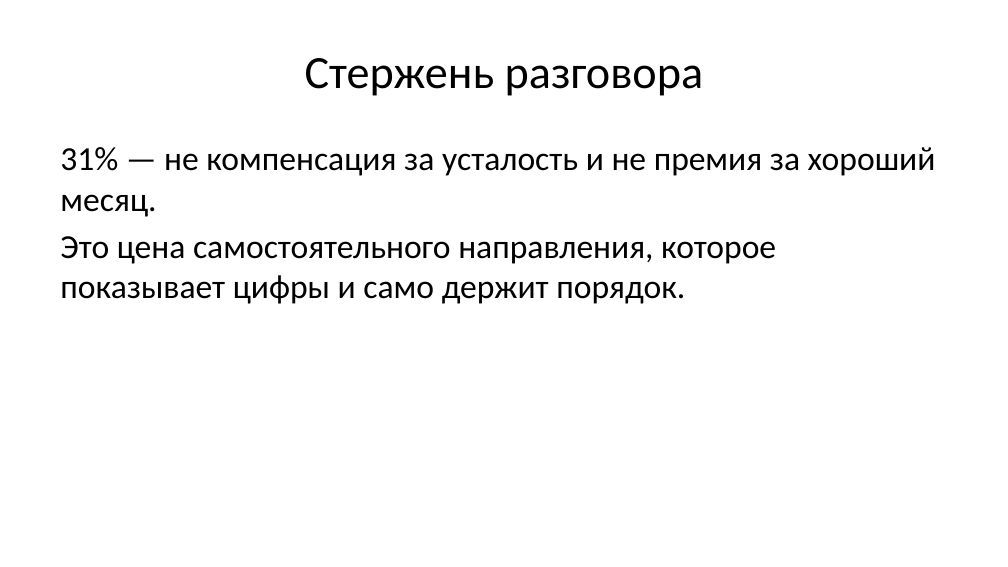
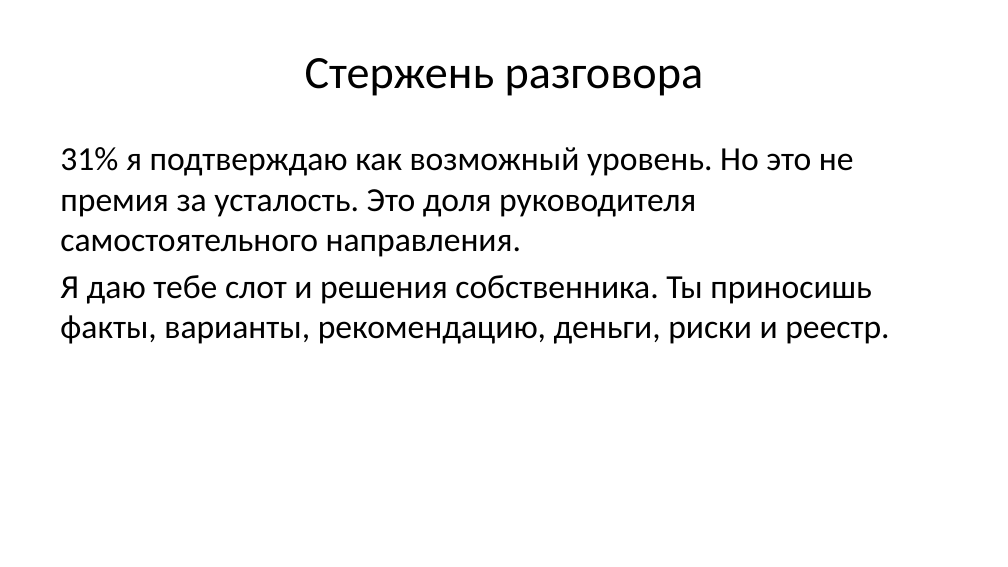
Before and after one commit to instrumentburg-sudo/danil-roadmap, a slide deck: slide 13 of artifacts/slides.pptx (slide 11 before the commit). Drawn at 1008x567 pixels with LibreOffice and Linux fonts; fonts in the diff are those of the drawing. Boxes give left, top, right and bottom in pixels: in the first picture for what was removed or moved away, otherwise in the second. Text is boxed around its words. In the diff, an @@ line names an element or a change of style, - is before the commit and + after.

```diff
--- a/artifacts/slides.pptx
+++ b/artifacts/slides.pptx
@@ text at <box>60,147,889,344</box>: text changed @@
-31% — не компенсация за усталость и не премия за хороший месяц.
-Это цена самостоятельного направления, которое показывает цифры и само держит порядок.
+31% я подтверждаю как возможный уровень. Но это не премия за усталость. Это доля руководителя самостоятельного направления.
+Я даю тебе слот и решения собственника. Ты приносишь факты, варианты, рекомендацию, деньги, риски и реестр.
```
Also in this commit, not shown: 6 other slides changed, 5 slides added, 3 slides removed, 9 other files.
